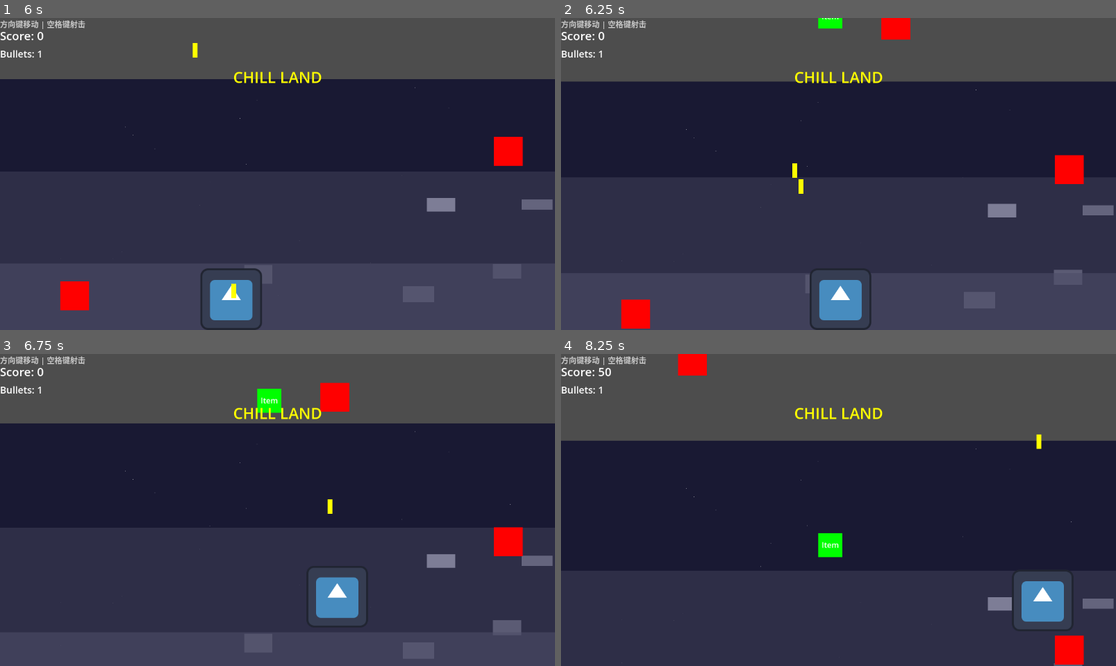
Above: before the commit, frames 1-4 (two rows, left to right).
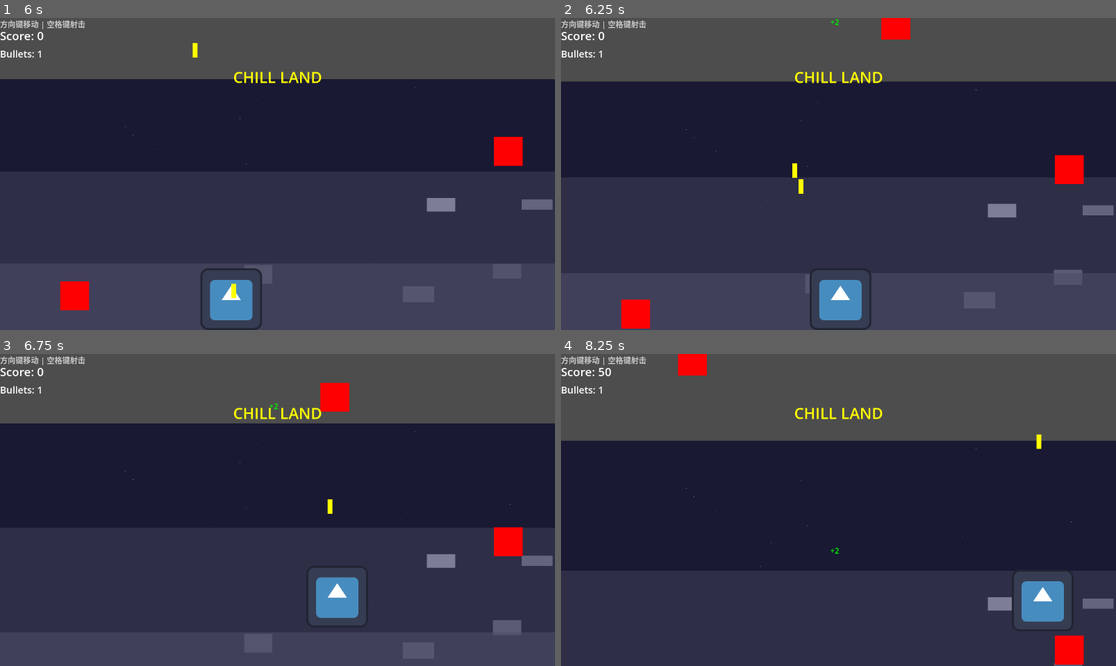
Above: after the commit, the same moments.

Repository: Sakurapainting/chill-land
Game: Godot game, scene res://Main.tscn
Two runs of this game, one before a commit and one after it. Both use one fixed random seed, a clock stepped at 60 frames per second and the inputs below. The engine's default icon, where the game draws it, is replaced by a stand-in: a white triangle on a blue panel in a dark square.
Inputs:
- Up to frame 1 (6 s): tap Enter (ui_accept) at 0.5, 0.77, 1.52, 3.02, 3.77, 4.52 s; hold Right (ui_right) 0.53-1.28 s; hold Down (ui_down) 1.28-2.03 s; hold Right (ui_right) 2.03-2.78 s; hold Up (ui_up) 2.78-3.53 s; hold Left (ui_left) 3.53-5.03 s; hold Down (ui_down) 5.03-5.78 s; hold Right (ui_right) from 5.78 s (still down)
- Up to frame 2 (6.25 s): keep holding Right (ui_right); tap Enter (ui_accept) at 6.02 s
- Up to frame 3 (6.75 s): release Right (ui_right) at 6.53 s; hold Up (ui_up) from 6.53 s (still down)
- Up to frame 4 (8.25 s): tap Enter (ui_accept) at 6.77, 7.52 s; release Up (ui_up) at 7.28 s; hold Right (ui_right) 7.28-8.03 s; hold Down (ui_down) from 8.03 s (still down)

Frame 1 is identical in both runs. In frame 2, 0.1% of the frame differs, in the area x 46-51%, y 0-4%; in frame 3, 0.3%; in frame 4, 0.4%, in the area x 46-51%, y 57-66%.

Commit message:
fix: buff item 显示错误

Diff:
--- a/Scenes/Item.tscn
+++ b/Scenes/Item.tscn
@@ -2,27 +2,18 @@
 
 [ext_resource type="Script" path="res://Scripts/Item.gd" id="1"]
 
-[sub_resource type="RectangleShape2D" id="2"]
-size = Vector2(50, 50)
+[sub_resource type="CircleShape2D" id="1"]
+radius = 30.0
 
 [node name="Item" type="Area2D"]
 script = ExtResource("1")
 
 [node name="CollisionShape2D" type="CollisionShape2D" parent="."]
-shape = SubResource("2")
-
-[node name="ColorRect" type="ColorRect" parent="."]
-offset_left = -25
-offset_top = -25
-offset_right = 25
-offset_bottom = 25
-color = Color(0.4, 0.2, 0.7, 1)
+shape = SubResource("1")
 
 [node name="Label" type="Label" parent="."]
-offset_left = -25
-offset_top = -25
-offset_right = 25
-offset_bottom = 25
 text = "Item"
 horizontal_alignment = 1
 vertical_alignment = 1
+font_size = 30
+color = Color(1, 1, 1, 1)
--- a/Scenes/ItemAdd.tscn
+++ b/Scenes/ItemAdd.tscn
@@ -6,10 +6,7 @@
 [node name="ItemAdd" instance=ExtResource("1")]
 script = ExtResource("2")
 
-[node name="ColorRect" parent="."]
-color = Color(0, 1, 0, 1)  # Green color for +2 item
-
 [node name="Label" parent="."]
 text = "+2"
-theme_override_colors/font_color = Color(0, 0, 0, 1)
-theme_override_font_sizes/font_size = 24
+theme_override_colors/font_color = Color(0, 1, 0, 1)  # Green color for +2 item
+theme_override_font_sizes/font_size = 30
--- a/Scenes/ItemMultiply.tscn
+++ b/Scenes/ItemMultiply.tscn
@@ -6,10 +6,7 @@
 [node name="ItemMultiply" instance=ExtResource("1")]
 script = ExtResource("2")
 
-[node name="ColorRect" parent="."]
-color = Color(1, 1, 0, 1)  # Yellow color for *3 item
-
 [node name="Label" parent="."]
 text = "*3"
-theme_override_colors/font_color = Color(0, 0, 0, 1)
-theme_override_font_sizes/font_size = 24
+theme_override_colors/font_color = Color(1, 1, 0, 1)  # Yellow color for *3 item
+theme_override_font_sizes/font_size = 30
--- a/Scripts/Item.gd
+++ b/Scripts/Item.gd
@@ -3,14 +3,21 @@
 var speed = 200
 
 func _ready():
-	body_entered.connect(_on_Item_body_entered)
+	# 确保碰撞检测正常工作
+	monitoring = true
+	monitorable = true
+	collision_layer = 1
+	collision_mask = 1
+
+	# 连接碰撞信号
+	body_entered.connect(_on_body_entered)
 
 func _process(delta):
 	position.y += speed * delta
 	if position.y > get_viewport_rect().size.y + 50:
 		queue_free()
 
-func _on_Item_body_entered(body):
+func _on_body_entered(body):
 	if body and body.is_in_group("player"):
 		apply_effect(body)
 		var parent = get_parent()
@@ -19,8 +26,7 @@
 		queue_free()
 
 func apply_effect(_player):
-	# This method will be overridden by specific item scripts
-	# Add null check in the base method as a safety measure
+	# 这个方法将被子类重写
 	if not _player:
 		return
 	pass
--- a/Scripts/ItemAdd.gd
+++ b/Scripts/ItemAdd.gd
@@ -1,5 +1,10 @@
 extends "res://Scripts/Item.gd"
+
+func _ready():
+	# 调用父类的_ready方法
+	super._ready()
 
 func apply_effect(player):
 	if player:
 		player.bullet_count += 2
+		print("Added 2 to bullet count. New count: ", player.bullet_count)
--- a/Scripts/ItemMultiply.gd
+++ b/Scripts/ItemMultiply.gd
@@ -1,5 +1,10 @@
 extends "res://Scripts/Item.gd"
+
+func _ready():
+	# 调用父类的_ready方法
+	super._ready()
 
 func apply_effect(player):
 	if player:
 		player.bullet_count *= 3
+		print("Multiplied bullet count by 3. New count: ", player.bullet_count)
Not shown, changed: README.md
